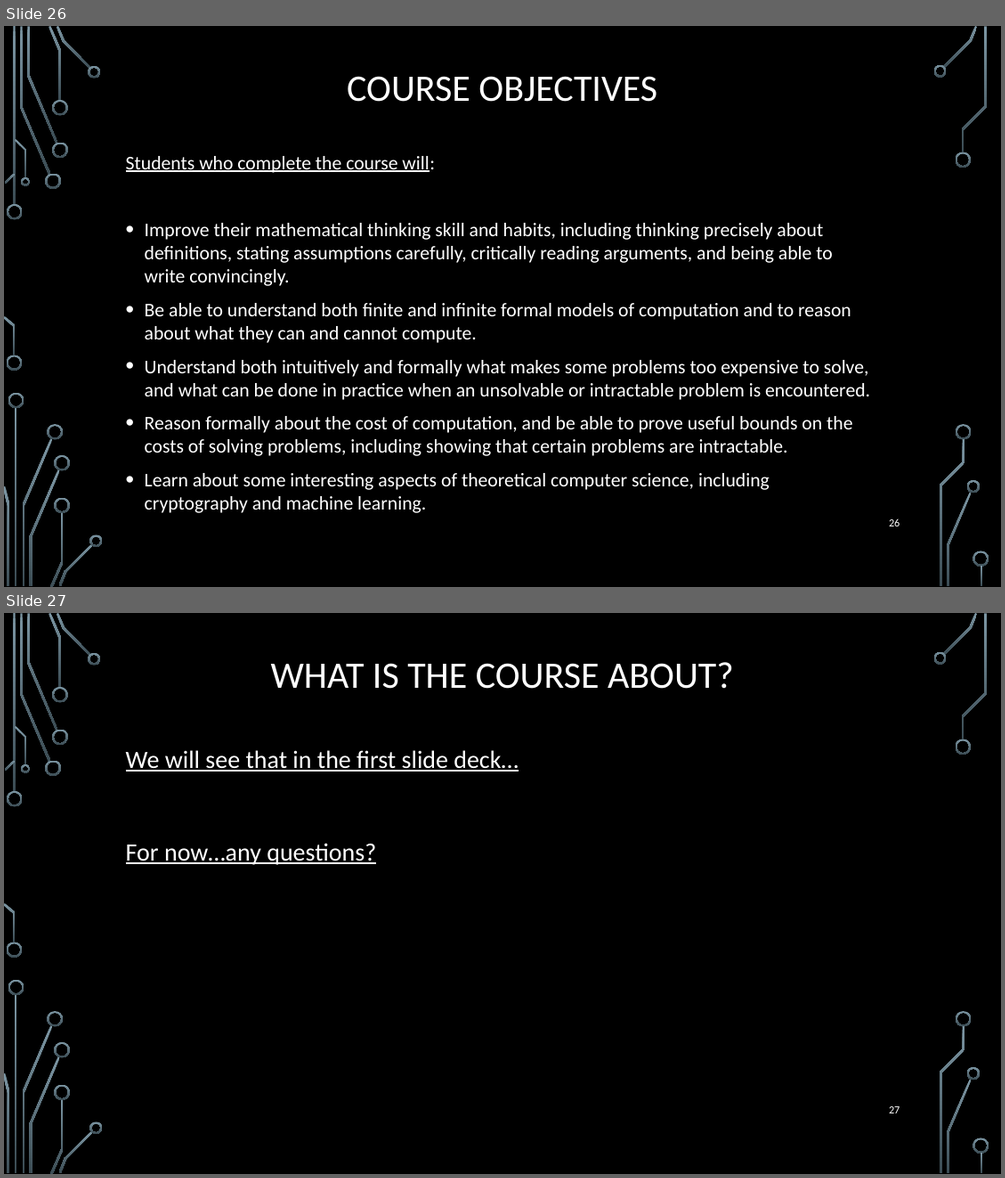
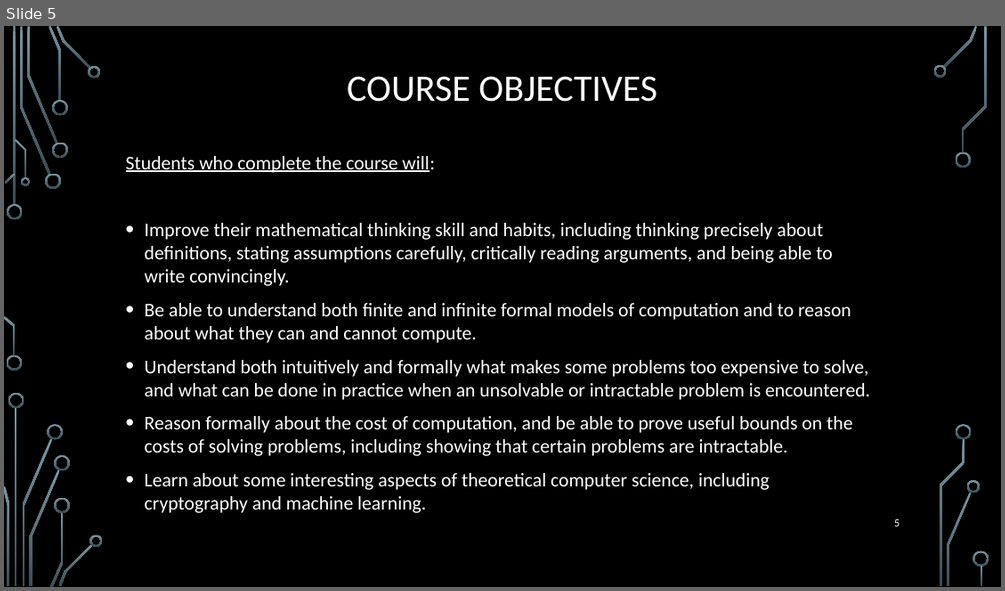
Before and after one commit to markfloryan/dmt2, a slide deck: slides/00-CourseIntroduction.pptx. Shown one above the other, each under a label of ours: slides 26 and 27 before the commit, slide 5 after it. The pictures are 1005x1178 and 1005x591 pixels, drawn with LibreOffice and Linux fonts; fonts in the diff are those of the drawing; background and template pictures are left out. Boxes give left, top, right and bottom in pixels: in the first picture for what was removed or moved away, otherwise in the second. Text is boxed around its words. In the diff, an @@ line names an element or a change of style, - is before the commit and + after.

```diff
--- a/slides/00-CourseIntroduction.pptx
+++ b/slides/00-CourseIntroduction.pptx
@@ slide 27 removed at [4,613,1001,1174], background picture (left out); not listed: 36 template elements that a slide beside it also shows @@
@@ title removed at [271,662,734,689] @@
-WHAT IS THE COURSE ABOUT?
@@ text removed at [126,750,518,865] @@
-We will see that in the first slide deck…
-For now…any questions?
@@ page number removed at [889,1106,899,1113] @@
-27
@@ what was slide 26 is now slide 5 @@
@@ page number at [894,519,899,526]: text changed @@
-26
+5
```
Also in this commit, not shown: 2 slides changed, 3 slides added, 4 other files.
